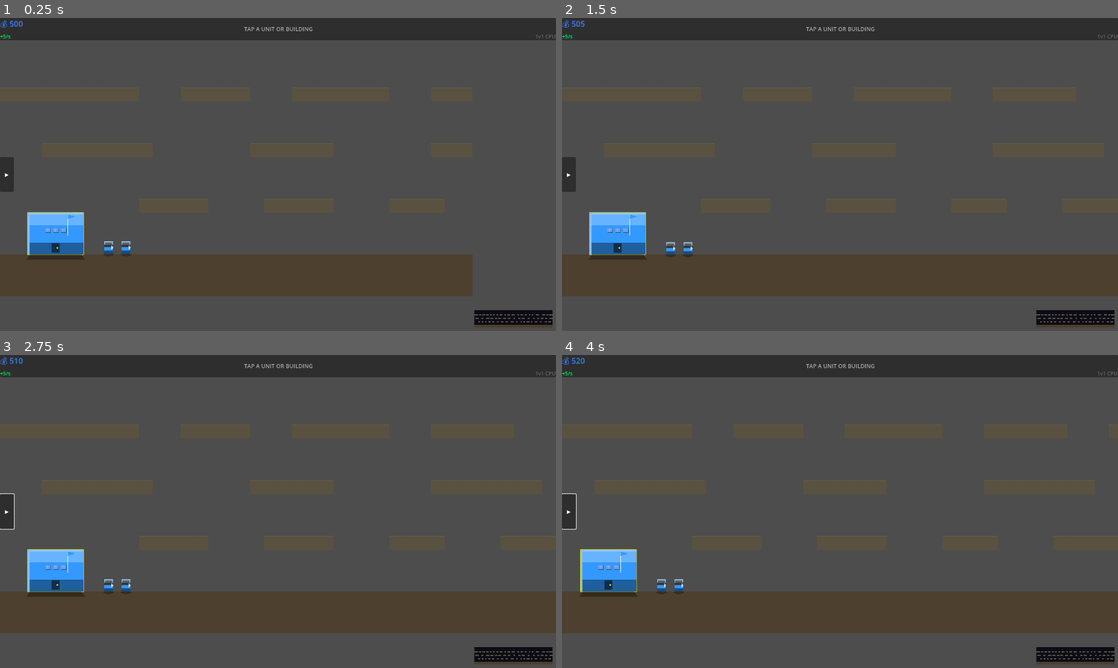
Above: before the commit, frames 1-4 (two rows, left to right).
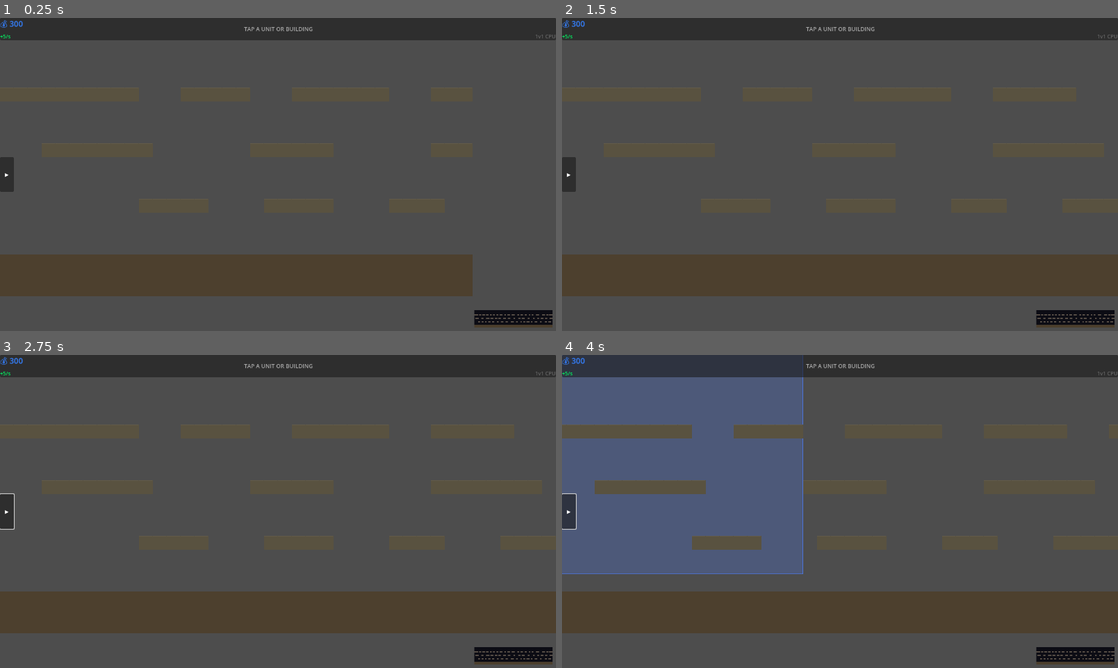
Above: after the commit, the same moments.

Repository: infinitybiscuit/fortress-command
Game: Godot game, scene res://scenes/game/game_scene.tscn
Two runs of this game, one before a commit and one after it. Both use one fixed random seed, a clock stepped at 60 frames per second and the inputs below.
Inputs (mouse positions are in pixels of both pictures, inside the frame that each line leads up to):
- Up to frame 1 (0.25 s): no input
- Up to frame 2 (1.5 s): click "▸" at 0.5 s; click "✕" at 1.25 s
- Up to frame 3 (2.75 s): tap A at 2 s; move the mouse to (400, 495) at 2.02 s; hold Right (ui_right) from 2.03 s (still down); click (400, 495) at 2.17 s
- Up to frame 4 (4 s): release Right (ui_right) at 2.75 s; tap A at 2.75, 3.5 s; drag from (728, 527) to (812, 574) at 2.77 s; move the mouse to (895, 442) at 3.52 s; hold Right (ui_right) from 3.53 s (still down)

The runs differ from the first frame. In frame 1, 1.7% of the frame differs, in the area x 1-24%, y 0-78%; in frame 2, 1.7%; in frame 3, 1.7%; in frame 4, 25%, in the area x 0-44%, y 0-78%.
Error after the commit: Invalid assignment of property or key 'color' with value of type 'Color' on a base object of type 'Panel'. (res://scripts/game/game_scene.gd:86)

Commit message:
Add title menu and game-over overlay
- Title menu shows on start with 4 mode buttons (1vsCPU, 1v1Local, FFA3, FFA4)
- game_over signal now wired to _on_game_over overlay
- VICTORY (green) / DEFEAT (red) centered text
- RESTART replays same mode; MENU returns to title screen
- All input blocked via _game_paused flag while overlay is showing

Diff:
--- a/godot/scripts/game/game_scene.gd
+++ b/godot/scripts/game/game_scene.gd
@@ -17,12 +17,17 @@
 @onready var hud: HUD = $CanvasLayer/HUD
 @onready var camera: FortressCamera = $Camera2D
 
+## ── Overlay UI (title menu + game over) ──────────────────────────────────────────
+var _title_menu_layer: CanvasLayer
+var _game_over_layer: CanvasLayer
+var _game_over_result_label: Label
+var _game_paused: bool = false  # blocked while overlay is showing
+
 ## ── Game State ────────────────────────────────────────────────────────────────────
 enum GameMode { NONE, ONE_V_ONE_CPU, TWO_V_TWO, ONE_V_ONE, SKIRMISH }
 
 var current_game_mode: GameMode = GameMode.NONE
 var game_is_started: bool = false
-var game_paused: bool = false
 
 ## Players
 ## Each player dict: { "faction": int, "income": int, "money": int, "is_ai": bool, "hq": Node }
@@ -61,15 +66,179 @@
 ## ── Initialization ───────────────────────────────────────────────────────────────
 func _ready() -> void:
 	players = []
-	set_game_mode("1v1_cpu")
+	game_over.connect(_on_game_over)
 	_setup_hud()
+	_show_title_menu()
+
+## ── Title Menu ────────────────────────────────────────────────────────────────────
+func _show_title_menu() -> void:
+	# Block game loop until a mode is selected
+	game_is_started = false
+	_game_paused = true
+
+	_title_menu_layer = CanvasLayer.new()
+	_title_menu_layer.layer = 100
+	add_child(_title_menu_layer)
+
+	# Dark background
+	var bg := Panel.new()
+	bg.set_anchors_preset(Control.PRESET_FULL_RECT)
+	bg.color = Color(0.0, 0.0, 0.0, 0.85)
+	_title_menu_layer.add_child(bg)
+
+	# Centered column
+	var col := VBoxContainer.new()
+	col.alignment = VBoxContainer.ALIGNMENT_CENTER
+	col.size_flags_horizontal = Control.SIZE_SHRINK_CENTER
+	col.size_flags_vertical = Control.SIZE_SHRINK_CENTER
+	col.position = Vector2(0, 200)
+	col.custom_minimum_size = Vector2(400, 0)
+	_title_menu_layer.add_child(col)
+
+	# Title
+	var title := Label.new()
+	title.text = "FORTRESS COMMAND"
+	title.horizontal_alignment = HORIZONTAL_ALIGNMENT_CENTER
+	title.vertical_alignment = VERTICAL_ALIGNMENT_CENTER
+	title.add_theme_font_size_override("font_size", 48)
+	title.add_theme_color_override("font_color", Color(1.0, 1.0, 1.0, 1.0))
+	title.custom_minimum_size = Vector2(400, 80)
+	title.size_flags_horizontal = Control.SIZE_EXPAND_FILL
+	col.add_child(title)
+
+	var spacer := Control.new()
+	spacer.custom_minimum_size = Vector2(0, 40)
+	col.add_child(spacer)
+
+	# Mode buttons — labels match what set_game_mode() expects
+	var modes: Array = [
+		["1 vs CPU",       "1v1_cpu"],
+		["1 vs 1 Local",   "1v1"],
+		["Free-for-All (3)", "2v2"],
+		["Free-for-All (4)", "skirmish"],
+	]
+	for m in modes:
+		var btn := _make_overlay_button(m[0])
+		btn.pressed.connect(func(): _on_mode_selected(m[1]))
+		col.add_child(btn)
+
+func _make_overlay_button(label_text: String) -> Button:
+	var btn := Button.new()
+	btn.text = label_text
+	btn.custom_minimum_size = Vector2(280, 56)
+	btn.size_flags_horizontal = Control.SIZE_EXPAND_FILL
+	var style := StyleBoxFlat.new()
+	style.bg_color = Color(0.204, 0.502, 1.0, 0.9)
+	style.set_border_radius_all(4)
+	style.set_corner_radius_all(4)
+	style.set_content_margin_all(16)
+	btn.add_theme_stylebox_override("normal", style)
+	var hover := StyleBoxFlat.new()
+	hover.bg_color = Color(0.204, 0.502, 1.0, 1.0)
+	hover.set_border_radius_all(4)
+	hover.set_corner_radius_all(4)
+	hover.set_content_margin_all(16)
+	btn.add_theme_stylebox_override("hover", hover)
+	var pressed := StyleBoxFlat.new()
+	pressed.bg_color = Color(0.1, 0.3, 0.8, 1.0)
+	pressed.set_border_radius_all(4)
+	pressed.set_corner_radius_all(4)
+	pressed.set_content_margin_all(16)
+	btn.add_theme_stylebox_override("pressed", pressed)
+	btn.add_theme_font_size_override("font_size", 20)
+	return btn
+
+func _on_mode_selected(mode_name: String) -> void:
+	_title_menu_layer.queue_free()
+	_title_menu_layer = null
+	_game_paused = false
+	# Clear any previous game state before starting fresh
+	players.clear()
+	_clear_all_entities()
+	set_game_mode(mode_name)
+
+## ── Game Over Overlay ─────────────────────────────────────────────────────────────
+func _on_game_over(winner: int) -> void:
+	game_is_started = false
+	_game_paused = true
+
+	_game_over_layer = CanvasLayer.new()
+	_game_over_layer.layer = 100
+	add_child(_game_over_layer)
+
+	# Dark background
+	var bg := Panel.new()
+	bg.set_anchors_preset(Control.PRESET_FULL_RECT)
+	bg.color = Color(0.0, 0.0, 0.0, 0.75)
+	_game_over_layer.add_child(bg)
+
+	# Centered column
+	var col := VBoxContainer.new()
+	col.alignment = VBoxContainer.ALIGNMENT_CENTER
+	col.position = Vector2(0, 180)
+	col.custom_minimum_size = Vector2(400, 0)
+	_game_over_layer.add_child(col)
+
+	# Result label
+	_game_over_result_label = Label.new()
+	_game_over_result_label.horizontal_alignment = HORIZONTAL_ALIGNMENT_CENTER
+	_game_over_result_label.vertical_alignment = VERTICAL_ALIGNMENT_CENTER
+	_game_over_result_label.add_theme_font_size_override("font_size", 64)
+	col.add_child(_game_over_result_label)
+
+	# Player 0 is the human — win if winner != 0
+	if winner != 0:
+		_game_over_result_label.text = "DEFEAT"
+		_game_over_result_label.add_theme_color_override("font_color", Color(1.0, 0.3, 0.3, 1.0))
+	else:
+		_game_over_result_label.text = "VICTORY"
+		_game_over_result_label.add_theme_color_override("font_color", Color(0.0, 1.0, 0.4, 1.0))
+
+	var spacer := Control.new()
+	spacer.custom_minimum_size = Vector2(0, 30)
+	col.add_child(spacer)
+
+	# Buttons row
+	var row := HBoxContainer.new()
+	row.alignment = HBoxContainer.ALIGNMENT_CENTER
+	row.size_flags_horizontal = Control.SIZE_EXPAND_FILL
+	col.add_child(row)
+
+	var restart_btn := _make_overlay_button("RESTART")
+	restart_btn.pressed.connect(_on_restart_pressed)
+	row.add_child(restart_btn)
+
+	var menu_btn := _make_overlay_button("MENU")
+	menu_btn.pressed.connect(_on_main_menu_pressed)
+	row.add_child(menu_btn)
+
+func _on_restart_pressed() -> void:
+	_game_over_layer.queue_free()
+	_game_over_layer = null
+	# Recall the current mode name and replay
+	var mode_name: String
+	match current_game_mode:
+		GameMode.ONE_V_ONE_CPU: mode_name = "1v1_cpu"
+		GameMode.TWO_V_TWO:     mode_name = "2v2"
+		GameMode.ONE_V_ONE:     mode_name = "1v1"
+		GameMode.SKIRMISH:      mode_name = "skirmish"
+		_:                       mode_name = "1v1_cpu"
+	players.clear()
+	_clear_all_entities()
+	_game_paused = false
+	set_game_mode(mode_name)
+
+func _on_main_menu_pressed() -> void:
+	_game_over_layer.queue_free()
+	_game_over_layer = null
+	_show_title_menu()
 
 ## ── Main Game Loop ────────────────────────────────────────────────────────────────
 func _process(delta: float) -> void:
 	# Clamp delta to prevent large jumps on lag spikes
 	delta = min(delta, MAX_DELTA)
 
-	if not game_is_started or game_paused:
+	if not game_is_started or _game_paused:
 		return
 
 	# Economy tick every 1 second
@@ -622,7 +791,7 @@
 	draw_rect(_drag_rect, Color(0.3, 0.5, 1.0, 0.8), false, 1)
 
 func _unhandled_input(event: InputEvent) -> void:
-	if not game_is_started or game_paused:
+	if not game_is_started or _game_paused:
 		return
 	if get_viewport().gui_get_hovered_control() != null:
 		return
